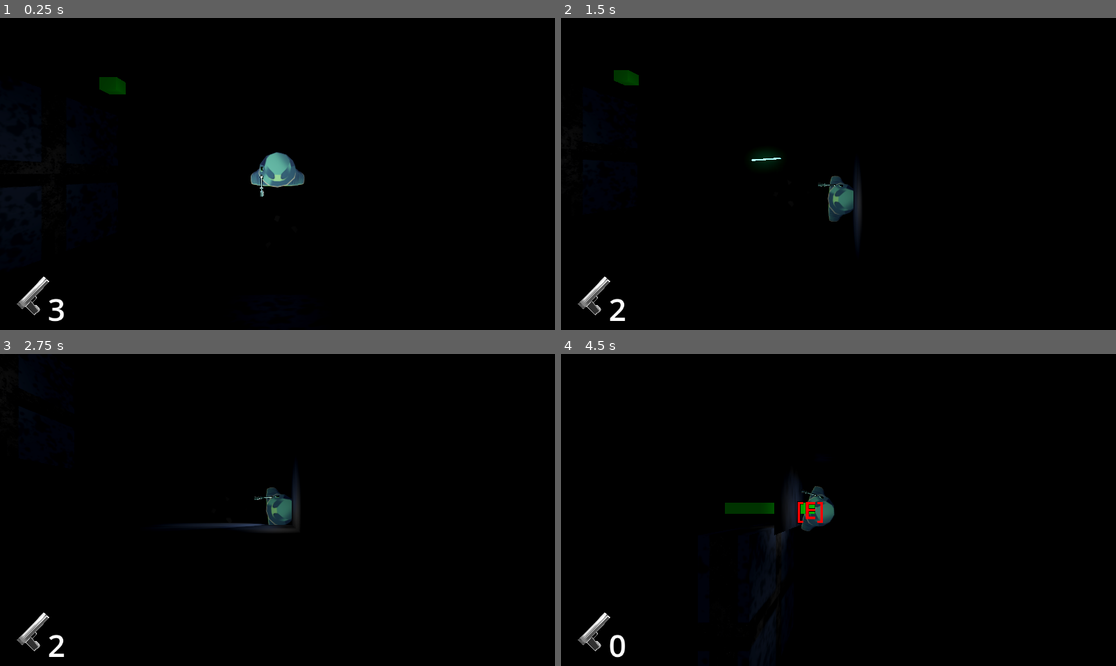
Above: before the commit, frames 1-4 (two rows, left to right).
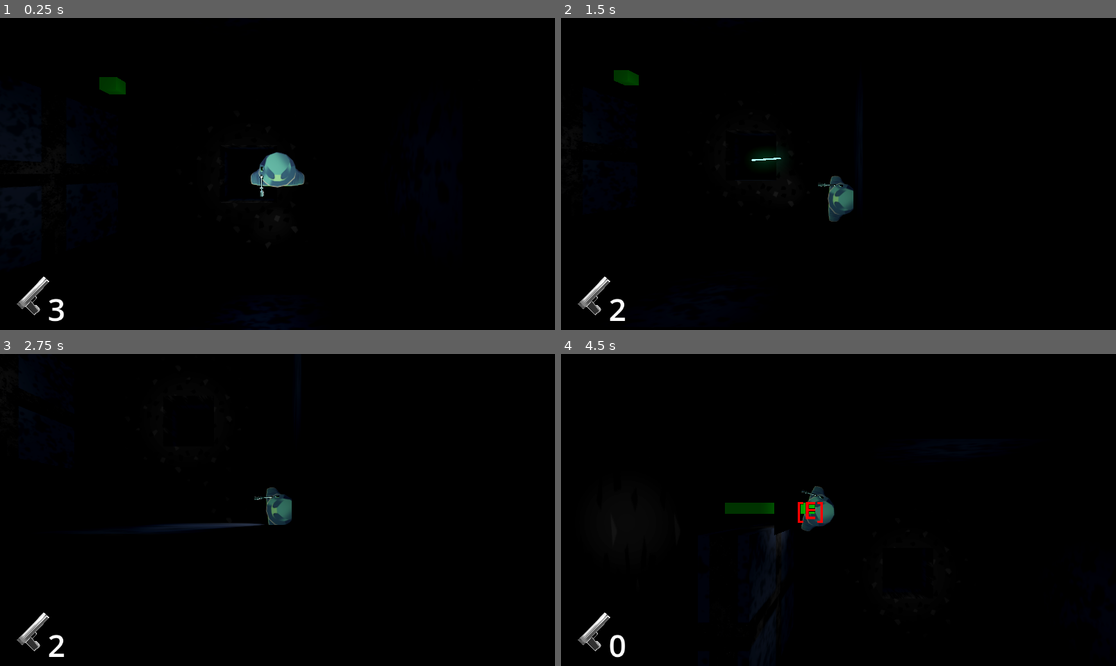
Above: after the commit, the same moments.

Repository: Evanator05/albertagamejam2023
Game: Godot game, scene res://Scenes/Level Hard.tscn
Two runs of this game, one before a commit and one after it. Both use one fixed random seed, a clock stepped at 60 frames per second and the inputs below. This scene is started directly instead of the project's main scene.
Inputs (mouse positions are in pixels of both pictures, inside the frame that each line leads up to):
- Up to frame 1 (0.25 s): no input
- Up to frame 2 (1.5 s): move the mouse to (960, 158) at 0.52 s; hold D (moveRight) 0.53-1.28 s; tap E (interact) at 0.6 s; move the mouse to (727, 189) at 1.27 s; hold S (moveDown) from 1.28 s (still down); click (727, 189) at 1.35 s
- Up to frame 3 (2.75 s): move the mouse to (333, 441) at 2.02 s; release S (moveDown) at 2.03 s; hold D (moveRight) from 2.03 s (still down); tap E (interact) at 2.1 s
- Up to frame 4 (4.5 s): move the mouse to (810, 572) at 2.77 s; release D (moveRight) at 2.78 s; hold W (moveUp) 2.78-3.53 s; click (810, 572) at 2.85 s; move the mouse to (1005, 556) at 3.52 s; hold A (moveLeft) from 3.53 s (still down); tap E (interact) at 3.6 s; move the mouse to (672, 463) at 4.27 s; click (672, 463) at 4.35 s

The runs differ from the first frame. In frame 2, 0.2% of the frame differs, in the area x 52-55%, y 52-72%; in frame 3, 0.3%, in the area x 25-54%, y 38-58%; in frame 4, 0.3%.

Commit message:
guards lvl hard

Diff:
--- a/Scenes/Level 1.tscn
+++ b/Scenes/Level 1.tscn
@@ -110,23 +110,23 @@
 transform = Transform3D(1, 0, 0, 0, 1, 0, 0, 0, 1, -1, 1, -31)
 
 [node name="Enemy" parent="." node_paths=PackedStringArray("target", "patrolPath") instance=ExtResource("6_lsk83")]
-transform = Transform3D(1, 0, 0, 0, 1, 0, 0, 0, 1, 6.20381, -1.99988, -15.1802)
+transform = Transform3D(1, 0, 0, 0, 1, 0, 0, 0, 1, 33.2038, -1.99988, 3.8198)
 target = NodePath("../Guard path")
 patrolPath = [NodePath("../Guard path/Node3D"), NodePath("../Guard path/Node3D2"), NodePath("../Guard path/Node3D3"), NodePath("../Guard path/Node3D5")]
 
 [node name="Guard path" type="Node3D" parent="."]
 
 [node name="Node3D" type="Node3D" parent="Guard path"]
-transform = Transform3D(1, 0, 0, 0, 1, 0, 0, 0, 1, 28, -2, -16)
+transform = Transform3D(1, 0, 0, 0, 1, 0, 0, 0, 1, 33, -2, 4)
 
 [node name="Node3D2" type="Node3D" parent="Guard path"]
-transform = Transform3D(1, 0, 0, 0, 1, 0, 0, 0, 1, 6, -2, -16)
+transform = Transform3D(1, 0, 0, 0, 1, 0, 0, 0, 1, 6, -2, 4)
 
 [node name="Node3D3" type="Node3D" parent="Guard path"]
-transform = Transform3D(1, 0, 0, 0, 1, 0, 0, 0, 1, 6, -2, 4)
+transform = Transform3D(1, 0, 0, 0, 1, 0, 0, 0, 1, 6, -2, -15)
 
 [node name="Node3D5" type="Node3D" parent="Guard path"]
-transform = Transform3D(1, 0, 0, 0, 1, 0, 0, 0, 1, 34, -2, 4)
+transform = Transform3D(1, 0, 0, 0, 1, 0, 0, 0, 1, 28, -2, -16)
 
 [node name="OmniLight3D" type="OmniLight3D" parent="."]
 transform = Transform3D(1, 0, 0, 0, 1, 0, 0, 0, 1, 0, 0, -7.01223)
--- a/Scenes/Level Hard.tscn
+++ b/Scenes/Level Hard.tscn
@@ -8,6 +8,7 @@
 [ext_resource type="PackedScene" uid="uid://ccoersjsjhk7s" path="res://Objects/Camera.tscn" id="5_0p8i0"]
 [ext_resource type="PackedScene" uid="uid://cnq0cu8t4e7ww" path="res://Objects/Box.tscn" id="6_g8qsy"]
 [ext_resource type="PackedScene" uid="uid://bn5pu4gcmr0oj" path="res://Objects/Elevator.tscn" id="8_ek4nu"]
+[ext_resource type="PackedScene" uid="uid://b2av77eexy866" path="res://Objects/Enemy.tscn" id="9_g1fgj"]
 
 [sub_resource type="NavigationMesh" id="NavigationMesh_gojki"]
 vertices = PackedVector3Array(-90.25, 0.499999, -69, -89, 0.499999, -69, -89, 0.499999, -70.25, -92.75, 0.499999, -67,  …(12744 unchanged characters)…
@@ -583,3 +584,79 @@
 [node name="Elevator" parent="." instance=ExtResource("8_ek4nu")]
 transform = Transform3D(1, 0, 0, 0, 1, 0, 0, 0, 1, -39, 8.8, 49)
 levelId = 6
+
+[node name="Guard 1" parent="." node_paths=PackedStringArray("target", "patrolPath") instance=ExtResource("9_g1fgj")]
+transform = Transform3D(-1, 0, -8.74228e-08, 0, 1, 0, 8.74228e-08, 0, -1, -39, 0, -27)
+target = NodePath("../Guard 1 path")
+patrolPath = [NodePath("../Guard 1 path/Node3D"), NodePath("../Guard 1 path/Node3D2")]
+
+[node name="Guard 1 path" type="Node3D" parent="."]
+transform = Transform3D(1, 0, 0, 0, 1, 0, 0, 0, 1, -39, 0, -16)
+
+[node name="Node3D" type="Node3D" parent="Guard 1 path"]
+transform = Transform3D(1, 0, 0, 0, 1, 0, 0, 0, 1, 0, 0, -12)
+
+[node name="Node3D2" type="Node3D" parent="Guard 1 path"]
+transform = Transform3D(1, 0, 0, 0, 1, 0, 0, 0, 1, 0, 0, 8)
+
+[node name="Guard 2" parent="." node_paths=PackedStringArray("target", "patrolPath") instance=ExtResource("9_g1fgj")]
+transform = Transform3D(1, 0, 0, 0, 1, 0, 0, 0, 1, -29, 0, -9)
+target = NodePath("../Guard 2 path")
+patrolPath = [NodePath("../Guard 2 path/Node3D"), NodePath("../Guard 2 path/Node3D2")]
+
+[node name="Guard 2 path" type="Node3D" parent="."]
+transform = Transform3D(1, 0, 0, 0, 1, 0, 0, 0, 1, -28, 0, -16)
+
+[node name="Node3D" type="Node3D" parent="Guard 2 path"]
+transform = Transform3D(1, 0, 0, 0, 1, 0, 0, 0, 1, -1, 0, 7)
+
+[node name="Node3D2" type="Node3D" parent="Guard 2 path"]
+transform = Transform3D(1, 0, 0, 0, 1, 0, 0, 0, 1, -1, 0, -12)
+
+[node name="Guard 3" parent="." node_paths=PackedStringArray("target", "patrolPath") instance=ExtResource("9_g1fgj")]
+transform = Transform3D(-4.37114e-08, 0, 1, 0, 1, 0, -1, 0, -4.37114e-08, -21, 0, -22)
+target = NodePath("../Guard 3 path")
+patrolPath = [NodePath("../Guard 3 path/Node3D"), NodePath("../Guard 3 path/Node3D2")]
+
+[node name="Guard 3 path" type="Node3D" parent="."]
+transform = Transform3D(1, 0, 0, 0, 1, 0, 0, 0, 1, -21, 0, -22)
+
+[node name="Node3D" type="Node3D" parent="Guard 3 path"]
+
+[node name="Node3D2" type="Node3D" parent="Guard 3 path"]
+transform = Transform3D(1, 0, 0, 0, 1, 0, 0, 0, 1, -23, 0, 0)
+
+[node name="Guard 4" parent="." node_paths=PackedStringArray("target", "patrolPath") instance=ExtResource("9_g1fgj")]
+transform = Transform3D(-4.37114e-08, 0, -1, 0, 1, 0, 1, 0, -4.37114e-08, -44, 0, -12)
+target = NodePath("../Guard 4 path")
+patrolPath = [NodePath("../Guard 4 path/Node3D"), NodePath("../Guard 4 path/Node3D2")]
+
+[node name="Guard 4 path" type="Node3D" parent="."]
+transform = Transform3D(-4.37114e-08, 0, -1, 0, 1, 0, 1, 0, -4.37114e-08, -44, 0, -12)
+
+[node name="Node3D" type="Node3D" parent="Guard 4 path"]
+
+[node name="Node3D2" type="Node3D" parent="Guard 4 path"]
+transform = Transform3D(1, 0, 0, 0, 1, 0, 0, 0, 1, -9.53674e-07, 0, -23)
+
+[node name="Guard 5" parent="." node_paths=PackedStringArray("target", "patrolPath") instance=ExtResource("9_g1fgj")]
+transform = Transform3D(0.571129, 0, 0.82086, 0, 1, 0, -0.82086, 0, 0.571129, -53.2332, 0.00012207, 10.9867)
+target = NodePath("../Guard 5 path")
+patrolPath = [NodePath("../Guard 5 path/Node3D"), NodePath("../Guard 5 path/Node3D2"), NodePath("../Guard 5 path/Node3D3"), NodePath("../Guard 5 path/Node3D4"), NodePath("../Guard 5 path/Node3D5")]
+
+[node name="Guard 5 path" type="Node3D" parent="."]
+transform = Transform3D(0.571129, 0, 0.82086, 0, 1, 0, -0.82086, 0, 0.571129, -53.2332, 0.00012207, 10.9867)
+
+[node name="Node3D" type="Node3D" parent="Guard 5 path"]
+
+[node name="Node3D2" type="Node3D" parent="Guard 5 path"]
+transform = Transform3D(1, 0, 0, 0, 1, 0, 0, 0, 1, -9.70919, 0, -13.9546)
+
+[node name="Node3D3" type="Node3D" parent="Guard 5 path"]
+transform = Transform3D(1, 0, 0, 0, 1, 0, 0, 0, 1, 4.24544, 0, -23.6638)
+
+[node name="Node3D4" type="Node3D" parent="Guard 5 path"]
+transform = Transform3D(1, 0, 0, 0, 1, 0, 0, 0, 1, 9.95673, 0, -15.4552)
+
+[node name="Node3D5" type="Node3D" parent="Guard 5 path"]
+transform = Transform3D(1, 0, 0, 0, 1, 0, 0, 0, 1, 17.4509, 0, -29.1971)
Not shown: 1 places in Scenes/Level Hard.tscn that only renumber resources
